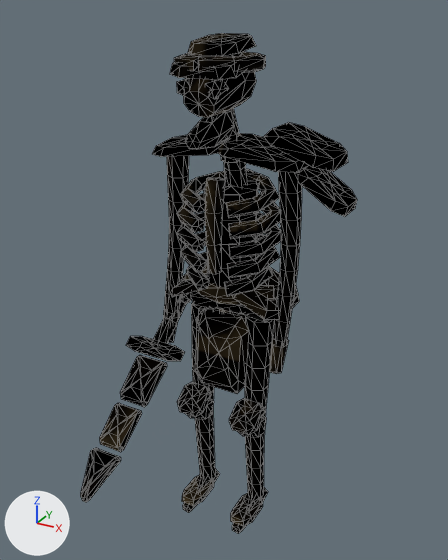
What one commit did to the glTF model dream/animations/enemies/skeleton.glb.
Camera for both pictures: a 50 mm camera at (1.33, -2.51, 2.63) aimed at (0.08, -0.24, 1.5). Every picture has the same lights, and +X, +Y and +Z are marked at lower left. The picture after the commit comes second. Mesh edges are drawn as thin lines. Vertices at exactly the same position are counted once.
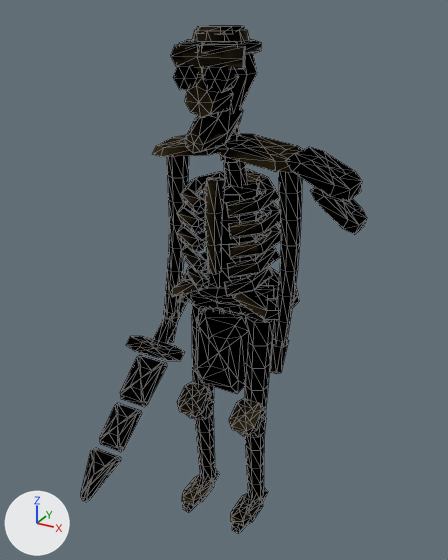
Changed parts and their boxes (x1, y1, x2, y2) in the pictures (448 x 560 px; the box of a moved part takes in the faces that stretch with it):
'Mesh', reshaped: before (81, 33, 357, 533); after (81, 26, 367, 533)
part 1 of me_mesh, moved or reshaped: before (295, 165, 357, 217); after (287, 147, 362, 202)
part 2 of me_mesh, moved or reshaped: before (264, 122, 348, 172); after (310, 187, 367, 235)
part 3 of me_mesh, moved or reshaped: before (170, 62, 244, 80); after (196, 26, 245, 34)
part 4 of me_mesh, rebuilt: before (184, 53, 256, 118); after (193, 30, 257, 112)
part 5 of me_mesh, rebuilt: before (188, 33, 256, 56); after (179, 39, 262, 54)
part 6 of me_mesh, added: after (185, 77, 233, 118)
part 7 of me_mesh, added: after (173, 64, 200, 90)
part 8 of me_mesh, added: after (171, 44, 245, 69)
part 9 of me_mesh, deleted: before (205, 80, 228, 99)
part 10 of me_mesh, deleted: before (177, 78, 189, 96)
part 11 of me_mesh, moved or reshaped: before (174, 52, 266, 150); after (185, 66, 243, 153)
part 12 of me_mesh, surface changed: before (100, 108, 293, 452); after (100, 126, 303, 452)

The change in detail:
me_mesh is used by ob_mesh; location (0.0, 0.0, 0.0).
me_mesh had 1926 vertices, 3568 faces and spanned x -0.48..0.59, y -0.88..0.19, z 0.0..2.53.
me_mesh now has 1927 vertices, 3568 faces and spans x -0.48..0.64, y -0.88..0.19, z 0.0..2.56.
me_mesh part 1: the loose piece of 42 vertices spanning x 0.35..0.59, y -0.15..0.08, z 1.84..2.02 is scaled about its middle by (1.21, 1.31, 0.918), then moved by (-0.02, 0.02, 0.06).
me_mesh part 2: the loose piece of 42 vertices spanning x 0.2..0.52, y -0.18..0.14, z 2.02..2.17 is multiplied about its middle by the matrix ((0.774, 0.0, 0.308), (0.0, 0.667, 0.0), (-0.214, 0.0, 0.833)), then moved by (0.17, -0.02, -0.24).
me_mesh part 3: the loose piece of 42 vertices spanning x -0.15..0.15, y -0.3..-0.15, z 2.37..2.46 is multiplied about its middle by the matrix ((0.596, 0.0, 0.0), (0.0, 1.225, 0.351), (0.0, -0.165, 0.577)), then moved by (0.0, 0.11, 0.13).
me_mesh part 4: the loose piece of 46 vertices spanning x -0.14..0.14, y -0.34..0.0, z 2.22..2.49 is rebuilt with 35 vertices and now spans x -0.15..0.15, y -0.27..0.04, z 2.22..2.55.
me_mesh part 5: the loose piece of 42 vertices spanning x -0.12..0.12, y -0.23..0.03, z 2.46..2.53 is rebuilt with 52 vertices and now spans x -0.17..0.17, y -0.28..0.04, z 2.46..2.51.
me_mesh part 6: a new loose piece of 24 vertices spanning x -0.1..0.1, y -0.32..-0.17, z 2.21..2.41, in mat_skeleton_baked.
me_mesh part 7: a new loose piece of 22 vertices spanning x -0.12..-0.02, y -0.29..-0.19, z 2.33..2.43, in mat_skeleton_baked.
me_mesh part 8: a new loose piece of 20 vertices spanning x -0.17..0.17, y -0.3..-0.15, z 2.41..2.5, in mat_skeleton_baked.
me_mesh part 9: the loose piece of 20 vertices spanning x 0.04..0.1, y -0.31..-0.24, z 2.3..2.37 is deleted.
me_mesh part 10: the loose piece of 20 vertices spanning x -0.1..-0.03, y -0.31..-0.24, z 2.3..2.37 is deleted.
Part 11, on me_mesh:
78 vertices are removed from x -0.2..0.2, y -0.35..0.09, z 2.09..2.46.
151 faces are deleted.
54 vertices are added at x -0.08..0.12, y -0.35..-0.04, z 2.08..2.43.
105 new faces join them.
me_mesh part 12: 1714 kept faces spanning x -0.48..0.37, y -0.88..0.19, z 0.54..2.25 get new texture (UV) coordinates.
Other edits to the shape of me_mesh do not show in these pictures.
